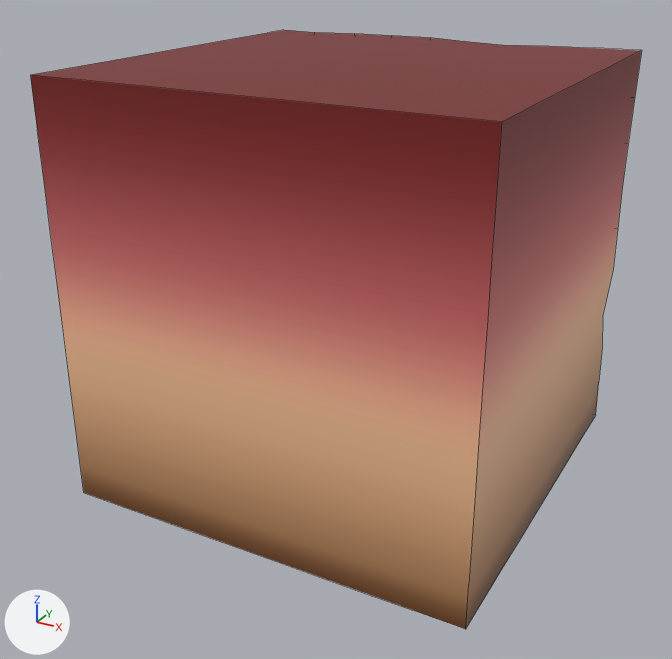
Two versions of the FBX model Assets/Models/TileSets/Tileset 1/base8.001.fbx, one commit apart.
One viewpoint serves both versions: a camera (50 mm lens) standing at (0.977, -1.9, 0.786) and looking at (-0.026, -0.077, -0.125). The axes (+X, +Y, +Z) are drawn at lower left. The lights are the same throughout. Mesh edges are drawn as thin lines. Where no turn or scale is listed for an object, it has been applied to the vertices.

The first picture shows 'base8.001'.
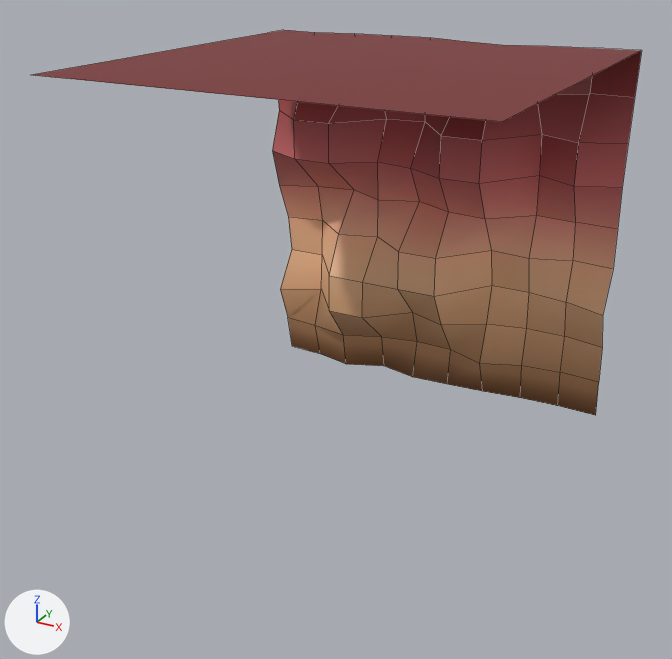
Pixel boxes (x1, y1, x2, y2) of what changed, in the pictures (672 x 659 px):
'base8.001', reshaped (36% shorter): before (30, 30, 642, 629); after (33, 30, 642, 415)
part 1 of me_cube_034, deleted: before (30, 51, 642, 629)

Patch to the scene script:
```diff
--- a/Assets/Models/TileSets/Tileset 1/base8.001.fbx.py
+++ b/Assets/Models/TileSets/Tileset 1/base8.001.fbx.py
@@ me_cube_034 @@
 # used by ob_base8_001; location = (0.0, 0.0, 0.0)
-me_cube_034.from_pydata(...)  # 168 vertices, 86 faces; spans x -0.5..0.5, y -0.5..0.5, z -0.5..0.5
+me_cube_034.from_pydata(...)  # 126 vertices, 82 faces; spans x -0.5..0.5, y -0.5..0.5, z -0.5..0.5
+# me_cube_034 part 1
+# 42 vertices are removed from x -0.5..0.5, y -0.5..0.388, z -0.5..0.389
+# 4 faces are deleted
 me_cube_034.materials.append(mat_foundationtexture)
```
